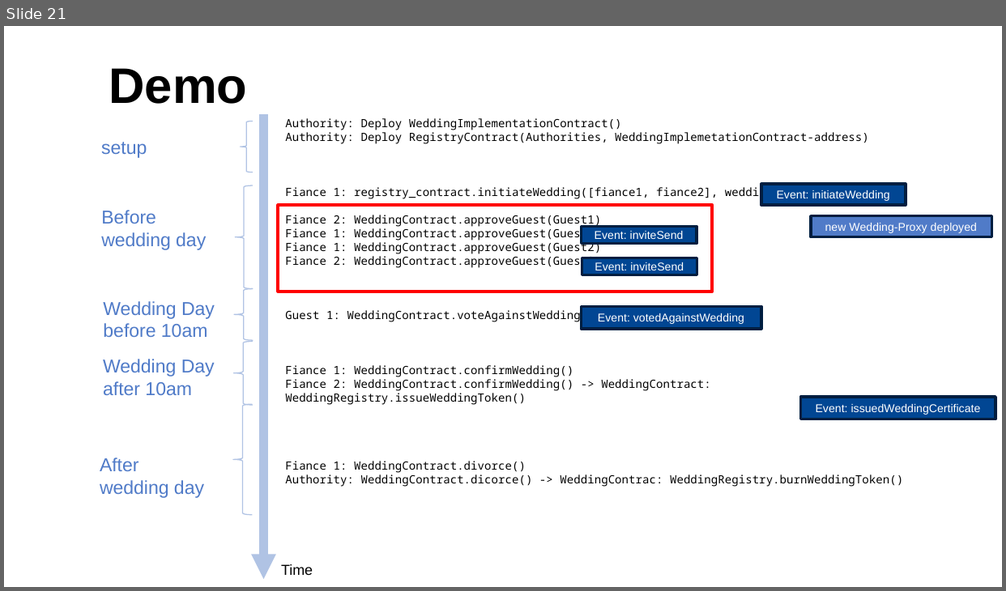
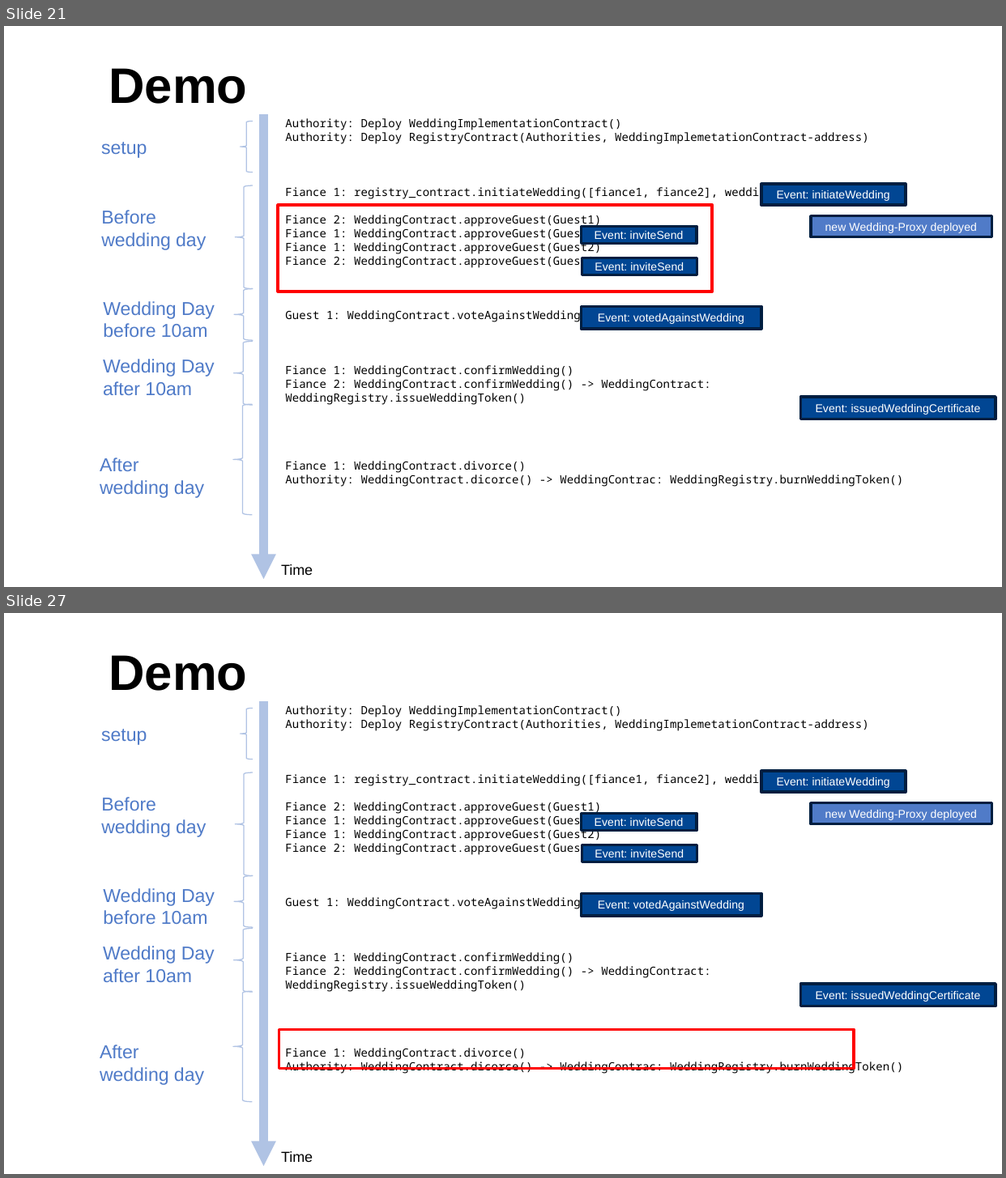
Before and after one commit to laDok8/TTM4195, a slide deck: docs/presentation/presentation.pptx. Shown one above the other, each under a label of ours: slide 21 before the commit, slides 21 and 27 after it; the slides between them are not shown. The pictures are 1006x591 and 1006x1178 pixels, drawn with LibreOffice and Linux fonts; fonts in the diff are those of the drawing; background and template pictures are left out. Boxes give left, top, right and bottom in pixels: in the first picture for what was removed or moved away, otherwise in the second. Text is boxed around its words. In the diff, an @@ line names an element or a change of style, - is before the commit and + after.

```diff
--- a/docs/presentation/presentation.pptx
+++ b/docs/presentation/presentation.pptx
@@ slide 27 added at bbox=[4, 613, 1002, 1174], background #FFFFFF @@
@@ title added at bbox=[108, 655, 247, 691], 36 pt, text #000000, bold @@
+Demo
@@ left brace added at bbox=[241, 708, 253, 759], outline #B1C3E5 0.75 pt @@
@@ arrow added from (263, 702) to (263, 1167), #B1C3E5 6 pt @@
@@ text added at bbox=[285, 705, 903, 1074], 8.2 pt, text #000000 @@
+Authority: Deploy WeddingImplementationContract()
+Authority: Deploy RegistryContract(Authorities, WeddingImplemetationContract-address)
+Fiance 1: registry_contract.initiateWedding([fiance1, fiance2], weddingDate)
+Fiance 2: WeddingContract.approveGuest(Guest1)
+Fiance 1: WeddingContract.approveGuest(Guest1)
+Fiance 1: WeddingContract.approveGuest(Guest2)
+Fiance 2: WeddingContract.approveGuest(Guest2)
+Guest 1: WeddingContract.voteAgainstWedding()
+Fiance 1: WeddingContract.confirmWedding()
+Fiance 2: WeddingContract.confirmWedding() -> WeddingContract: WeddingRegistry.issueWeddingToken()
+Fiance 1: WeddingContract.divorce()
+Authority: WeddingContract.dicorce() -> WeddingContrac: WeddingRegistry.burnWeddingToken()
@@ text added at bbox=[101, 729, 147, 745], 13.5 pt, text #507BC8 @@
+setup
@@ left brace added at bbox=[236, 773, 253, 875], outline #B1C3E5 0.75 pt @@
@@ rectangle added at bbox=[761, 771, 905, 792], fill #014693, outline #001F40 2 pt, 8.2 pt, text #FFFFFF @@
+Event: initiateWedding
@@ text added at bbox=[101, 797, 206, 837], 13.5 pt, text #507BC8 @@
+Before
+wedding day
@@ rectangle added at bbox=[810, 803, 991, 824], fill #507BC8, outline #001F40 2 pt, 8.2 pt, text #FFFFFF @@
+new Wedding-Proxy deployed
@@ rectangle added at bbox=[581, 814, 696, 831], fill #014693, outline #001F40 2 pt, 8.2 pt, text #FFFFFF @@
+Event: inviteSend
@@ rectangle added at bbox=[582, 845, 697, 862], fill #014693, outline #001F40 2 pt, 8.2 pt, text #FFFFFF @@
+Event: inviteSend
@@ left brace added at bbox=[235, 875, 253, 927], outline #B1C3E5 0.75 pt @@
@@ text added at bbox=[103, 888, 215, 924], 13.5 pt, text #507BC8 @@
+Wedding Day
+before 10am
@@ rectangle added at bbox=[581, 893, 761, 915], fill #014693, outline #001F40 2 pt, 8.2 pt, text #FFFFFF @@
+Event: votedAgainstWedding
@@ left brace added at bbox=[233, 928, 253, 992], outline #B1C3E5 0.75 pt @@
@@ text added at bbox=[103, 946, 215, 982], 13.5 pt, text #507BC8 @@
+Wedding Day
+after 10am
@@ left brace added at bbox=[233, 991, 253, 1102], outline #B1C3E5 0.75 pt @@
@@ rectangle added at bbox=[800, 984, 995, 1006], fill #014693, outline #001F40 2 pt, 8.2 pt, text #FFFFFF @@
+Event: issuedWeddingCertificate
@@ text added at bbox=[100, 1045, 204, 1085], 13.5 pt, text #507BC8 @@
+After
+wedding day
@@ rectangle added at bbox=[279, 1030, 854, 1069], outline #FF0000 2.25 pt @@
@@ text added at bbox=[281, 1152, 313, 1162], 10.5 pt, text #000000 @@
+Time
```
Also in this commit, not shown: 7 slides changed, 7 other slides added, 1 slide removed.
